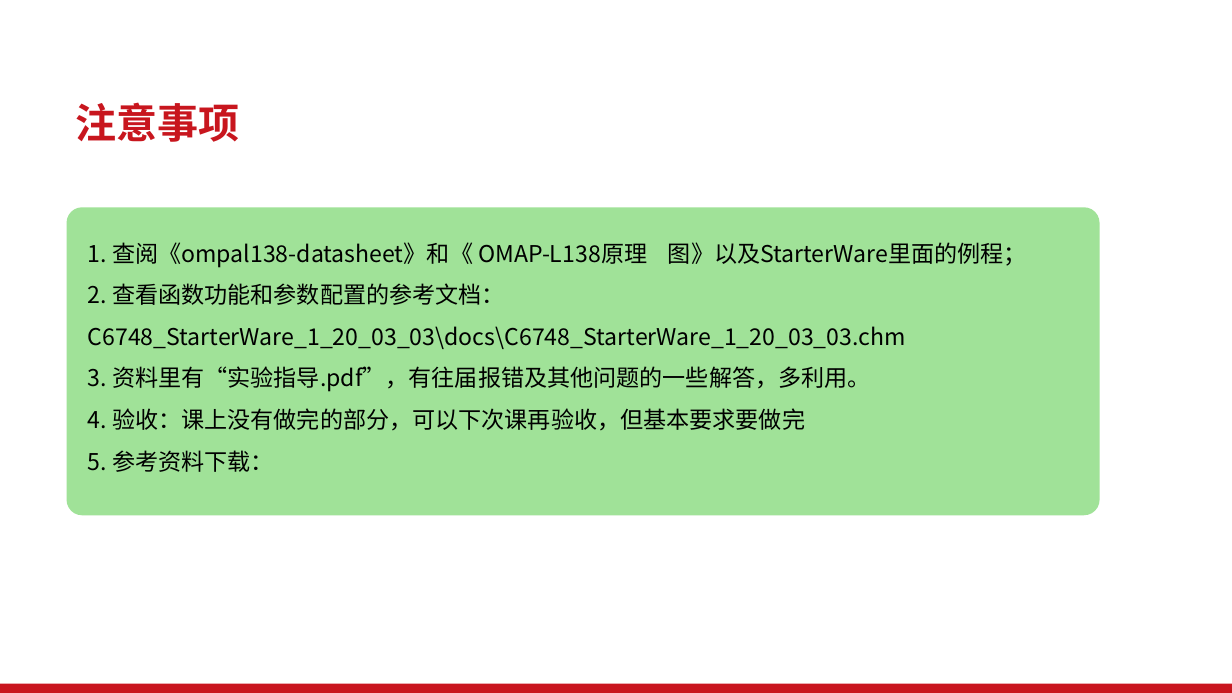
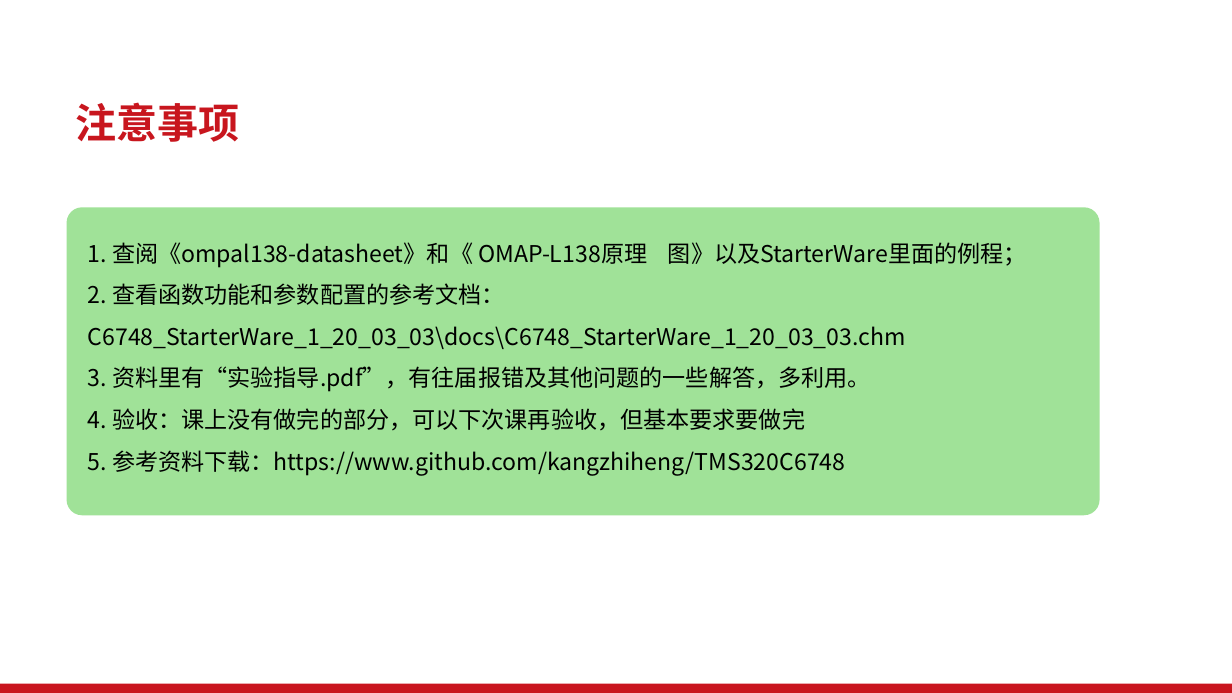
Before and after one commit to kangzhiheng/TMS320C6748, a slide deck: slide 11 of DSP实验课_实验一.pptx. Drawn at 1232x693 pixels with LibreOffice and Linux fonts; fonts in the diff are those of the drawing; background and template pictures are left out. Boxes give left, top, right and bottom in pixels: in the first picture for what was removed or moved away, otherwise in the second. Text is boxed around its words. In the diff, an @@ line names an element or a change of style, - is before the commit and + after.

```diff
--- a/DSP实验课_实验一.pptx
+++ b/DSP实验课_实验一.pptx
@@ text at [88,450,845,475]: text changed @@
-5. 参考资料下载：
+5. 参考资料下载：https://www.github.com/kangzhiheng/TMS320C6748
```
Also in this commit, not shown: 1 other file.
